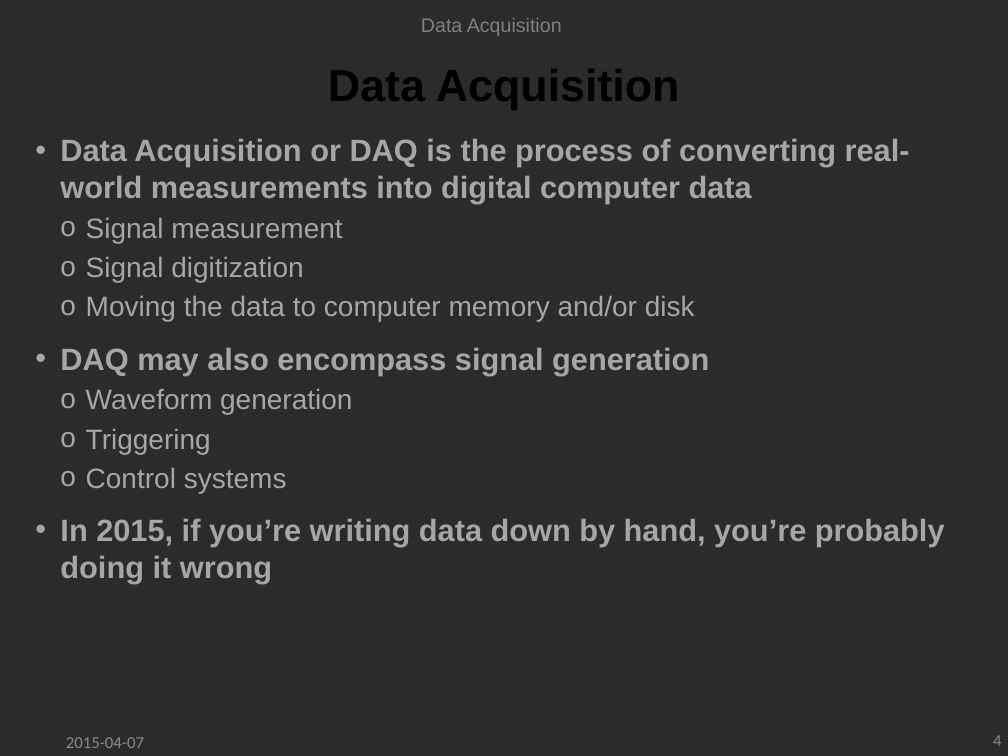
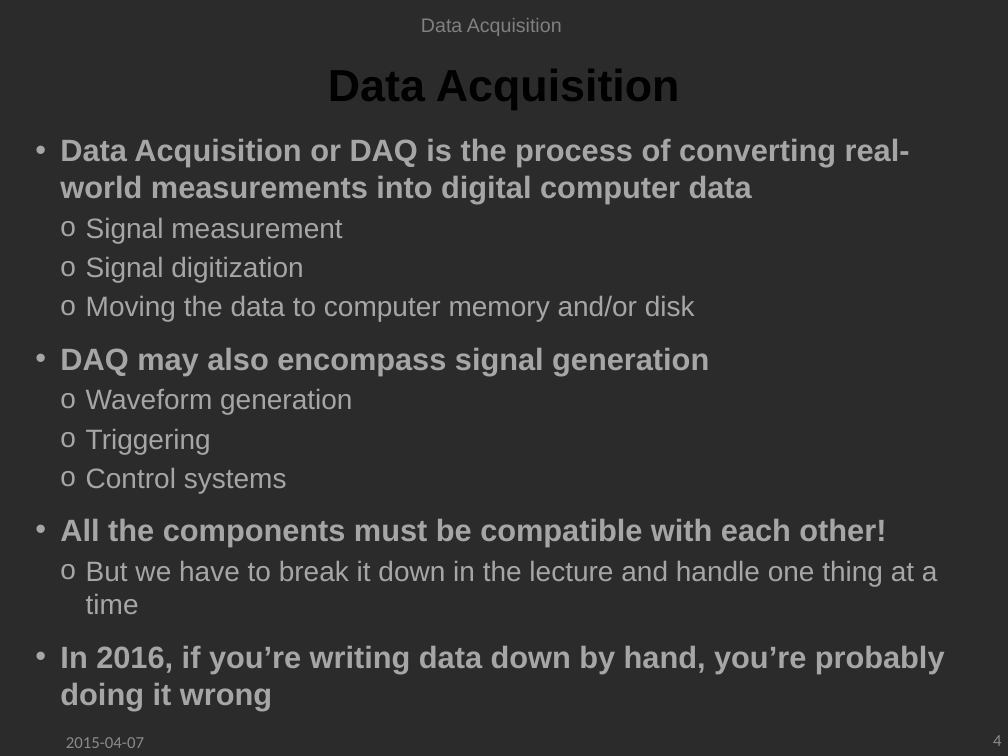
Before and after one commit to ddhanraj/ddhanraj, a slide deck: slide 4 of slides/DAQ.pptx. Drawn at 1008x756 pixels with LibreOffice and Linux fonts; fonts in the diff are those of the drawing; background and template pictures are left out; a plain dark background stands for a picture behind light text. Boxes give left, top, right and bottom in pixels: in the first picture for what was removed or moved away, otherwise in the second. Text is boxed around its words. In the diff, an @@ line names an element or a change of style, - is before the commit and + after.

```diff
--- a/slides/DAQ.pptx
+++ b/slides/DAQ.pptx
@@ text at box(60, 519, 945, 710): text changed @@
-• In 2015, if you’re writing data down by hand, you’re probably doing it wrong
+• All the components must be compatible with each other!
+  o But we have to break it down in the lecture and handle one thing at a time
+• In 2016, if you’re writing data down by hand, you’re probably doing it wrong
```
Also in this commit, not shown: 5 other slides changed, 12 slides added, 3 other files.
